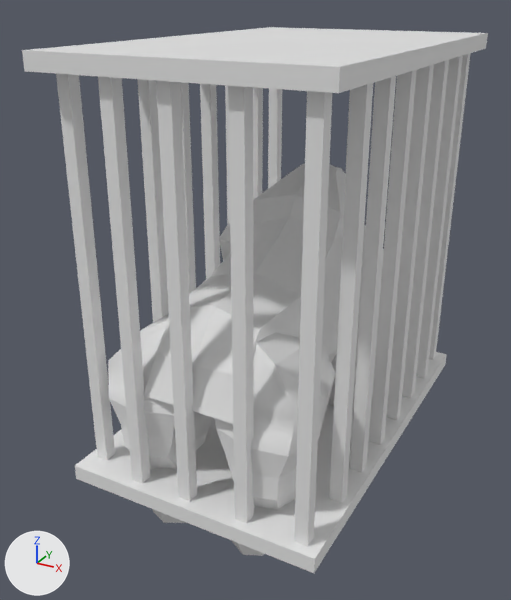
The FBX model Assets/Models/Cage/Gorilla.fbx, before and after one commit.
Before and after are seen from a 50 mm camera at (2.98, -5.57, 3.33) aimed at (-0.2, 0.22, 0.44). The lights are fixed; the arrows at lower left show +X, +Y and +Z. Materials are left out; every surface is plain grey. Where no turn or scale is listed for an object, it has been applied to the vertices.

Objects in the first picture: 'Cube.014', 'Gorilla'.
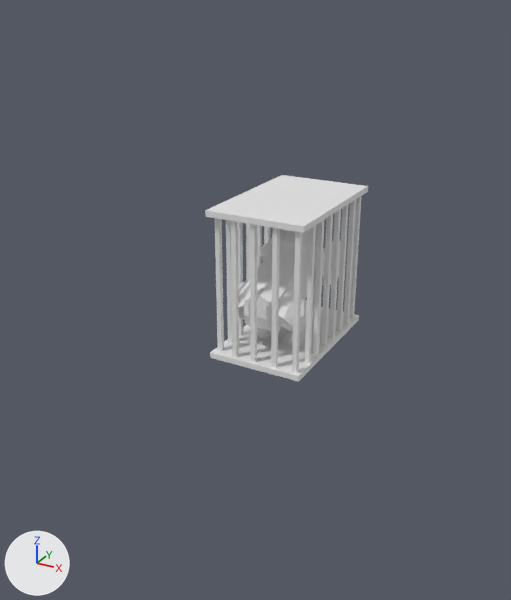
Edits to the bpy script that builds the scene:
```text
Change me_cube_001:
    used by ob_gorilla; location = (0.0, 0.0, 0.0); rotation_euler = (1.571, 0.0, 0.0), in degrees (90, 0, 0); scale = (0.0097, 0.0097, 0.0097)
    remove me_cube_001.from_pydata(...)  # 327 vertices, 314 faces; spans x -108.0..108.0, y -151.0..175.0, z -201.0..139.0
    add me_cube_001.from_pydata(...)  # 607 vertices, 546 faces; spans x -119.0..145.0, y -103.0..301.0, z -266.0..165.0
    me_cube_001 part 1: a new loose piece, a box spanning x -119.0..145.0, y 285.0..301.0, z -247.0..164.0
    me_cube_001 part 2: a new loose piece, a box spanning x -117.0..143.0, y -103.0..-88.0, z -245.0..165.0
    me_cube_001 part 3: the loose piece of 77 vertices spanning x -81.0..81.0, y -42.0..175.0, z -201.0..136.0 is rebuilt with 77 vertices and now spans x -81.0..81.0, y -17.0..230.0, z -179.0..116.0
    me_cube_001 part 4: the loose piece of 69 vertices spanning x -108.0..-21.0, y -150.0..77.0, z -5.0..139.0 is rebuilt with 69 vertices and now spans x -108.0..-21.0, y -101.0..96.0, z -47.0..111.0
    me_cube_001 part 5: the loose piece of 69 vertices spanning x 21.0..108.0, y -150.0..77.0, z -5.0..139.0 is rebuilt with 69 vertices and now spans x 21.0..108.0, y -101.0..96.0, z -47.0..111.0
    me_cube_001 part 6: the loose piece of 56 vertices spanning x 32.0..97.0, y -151.0..124.0, z -146.0..-60.0 is deleted
    me_cube_001 part 7: 56 vertices removed from x -97.0..-32.0, y -151.0..124.0, z -146.0..-60.0; 376 vertices added at x -107.0..135.0, y -100.0..296.0, z -266.0..154.0
Change ob_gorilla:
    ob_gorilla.location: (0.0, 0.0, 0.0) -> (0.0, 0.33, 0.34)
    ob_gorilla.scale: (0.0097, 0.0097, 0.0097) -> (0.00378, 0.00378, 0.00378)
Remove ob_cube_014:
    ob_cube_014 = bpy.data.objects.new('Cube.014', me_cube_021)
    ob_cube_014.location = (-1.08, -0.71, -0.91)
```

Changed parts and their boxes [x1, y1, x2, y2] in the pictures (511 x 600 px):
'Cube.014', deleted
    before: [22, 27, 488, 573]
'Gorilla', reshaped, moved, rescaled (41% narrower, 47% shorter)
    before: [108, 163, 384, 556]
    after: [205, 175, 368, 382]
part 1 of me_cube_001, added
    after: [205, 175, 368, 233]
part 2 of me_cube_001, added
    after: [210, 307, 359, 382]
part 3 of me_cube_001, rebuilt
    before: [143, 163, 346, 424]
    after: [244, 229, 309, 332]
part 4 of me_cube_001, rebuilt (67% narrower, 71% shorter)
    before: [108, 315, 212, 523]
    after: [238, 279, 272, 338]
part 5 of me_cube_001, rebuilt
    before: [215, 332, 335, 556]
    after: [266, 287, 306, 346]
part 6 of me_cube_001, deleted
    before: [328, 225, 384, 412]
part 7 of me_cube_001, built on
    before: [219, 222, 231, 261]
    after: [215, 196, 362, 373]
